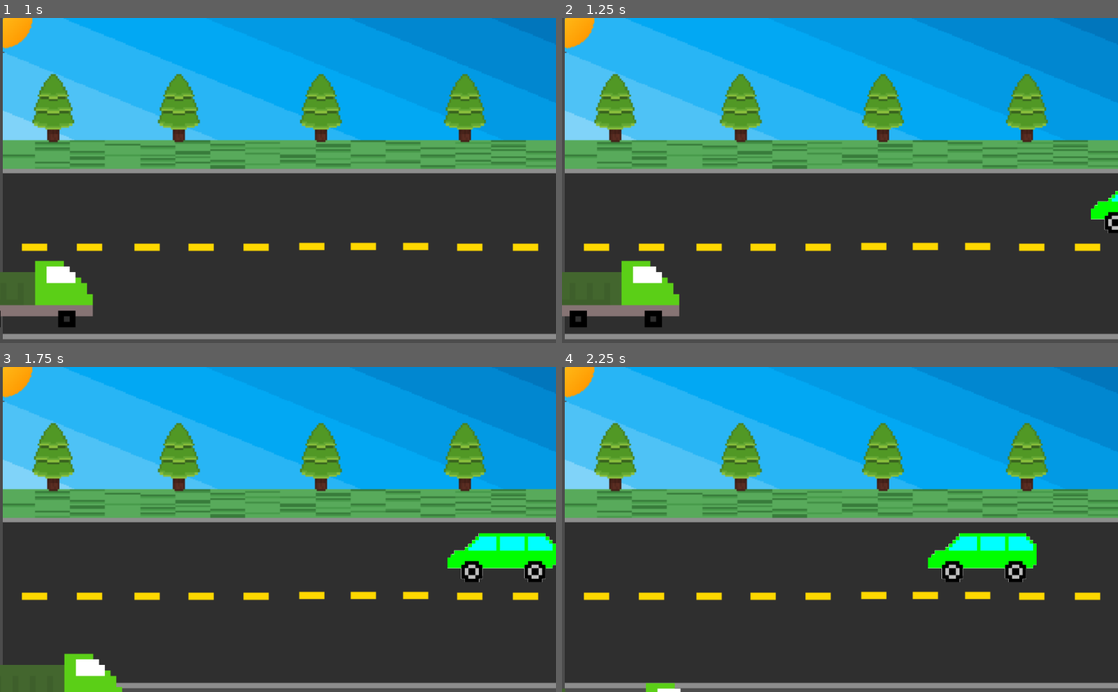
Above: before the commit, frames 1-4 (two rows, left to right).
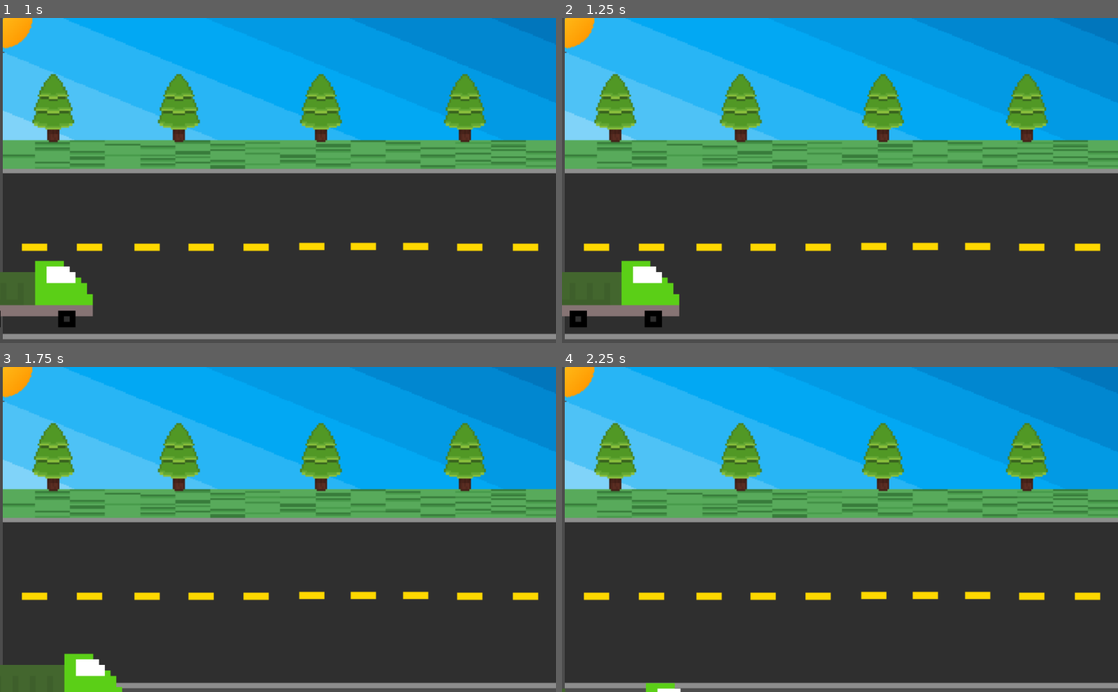
Above: after the commit, the same moments.

Repository: 2023M1T6-Inteli/grupo1
Game: Godot game, scene res://Node2D.tscn
Same seed, same stepped clock (60 frames per second), same inputs: the game is played once before the commit and once after it.
Inputs:
- Up to frame 1 (1 s): tap Enter at 0.5 s; hold Right (ui_right) from 0.53 s (still down)
- Up to frame 2 (1.25 s): keep holding Right (ui_right)
- Up to frame 3 (1.75 s): release Right (ui_right) at 1.28 s; hold Down (ui_down) from 1.28 s (still down)
- Up to frame 4 (2.25 s): release Down (ui_down) at 2.03 s; hold Right (ui_right) from 2.03 s (still down)

Frame 1 is identical in both runs. In frame 2, 0.4% of the frame differs, in the area x 95-100%, y 53-67%; in frame 3, 2.1%; in frame 4, 2.1%, in the area x 65-86%, y 51-67%.

Commit message:
remove green car

Diff:
--- a/src/JACQUIS/Node2D.gd
+++ b/src/JACQUIS/Node2D.gd
@@ -12,12 +12,6 @@
 
 # executa essa função a cada frame
 func _process(delta):
-
-	#Faz o carro verde ir para a esquerda e reaparecer
-	$carro_ver.position.x -= 2*car
-	if ($carro_ver.position.x) < -200:
-			($carro_ver).position.x = 1700
-
 	#Faz o carro vermelho ir para a esquerda e reaparecer
 	$carro_red.position.x -= 2*car
 	if ($carro_red.position.x) < -200:
--- a/src/JACQUIS/Node2D.tscn
+++ b/src/JACQUIS/Node2D.tscn
@@ -1,9 +1,8 @@
-[gd_scene load_steps=10 format=2]
+[gd_scene load_steps=8 format=2]
 
 [ext_resource path="res://Node2D.gd" type="Script" id=1]
 [ext_resource path="res://Caminhão-1.png-1.png.png" type="Texture" id=2]
 [ext_resource path="res://pixil-frame-0.png" type="Texture" id=3]
-[ext_resource path="res://carro-1.png (1).png" type="Texture" id=4]
 [ext_resource path="res://carro-1.png (1)-1.png.png" type="Texture" id=5]
 
 [sub_resource type="RectangleShape2D" id=1]
@@ -11,9 +10,6 @@
 
 [sub_resource type="RectangleShape2D" id=2]
 extents = Vector2( 137.25, 62.25 )
-
-[sub_resource type="RectangleShape2D" id=3]
-extents = Vector2( 167.5, 72.5 )
 
 [sub_resource type="RectangleShape2D" id=4]
 extents = Vector2( 168.29, 74.9649 )
@@ -49,18 +45,6 @@
 position = Vector2( -119.25, 65.25 )
 shape = SubResource( 2 )
 
-[node name="carro_ver" type="KinematicBody2D" parent="."]
-position = Vector2( 1559, 286 )
-scale = Vector2( 0.6, 0.6 )
-
-[node name="Carro-1png(1)" type="Sprite" parent="carro_ver"]
-position = Vector2( -191.667, 106.667 )
-texture = ExtResource( 4 )
-
-[node name="CollisionShape2D" type="CollisionShape2D" parent="carro_ver"]
-position = Vector2( -190.834, 105 )
-shape = SubResource( 3 )
-
 [node name="carro_red" type="KinematicBody2D" parent="."]
 position = Vector2( 2096, 451 )
 scale = Vector2( 0.61976, 0.65894 )
Binary file removed: src/JACQUIS/carro-1.png (1).png
Not shown, removed: src/JACQUIS/carro-1.png (1).png.import
Binary file removed: src/JACQUIS/carro-1.png.png
Not shown, removed: src/JACQUIS/carro-1.png.png.import
